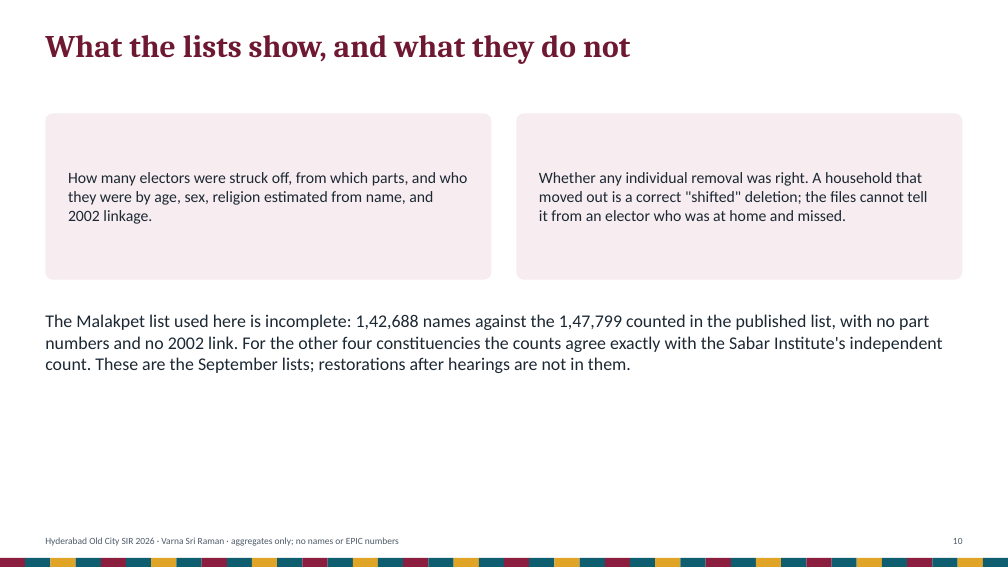
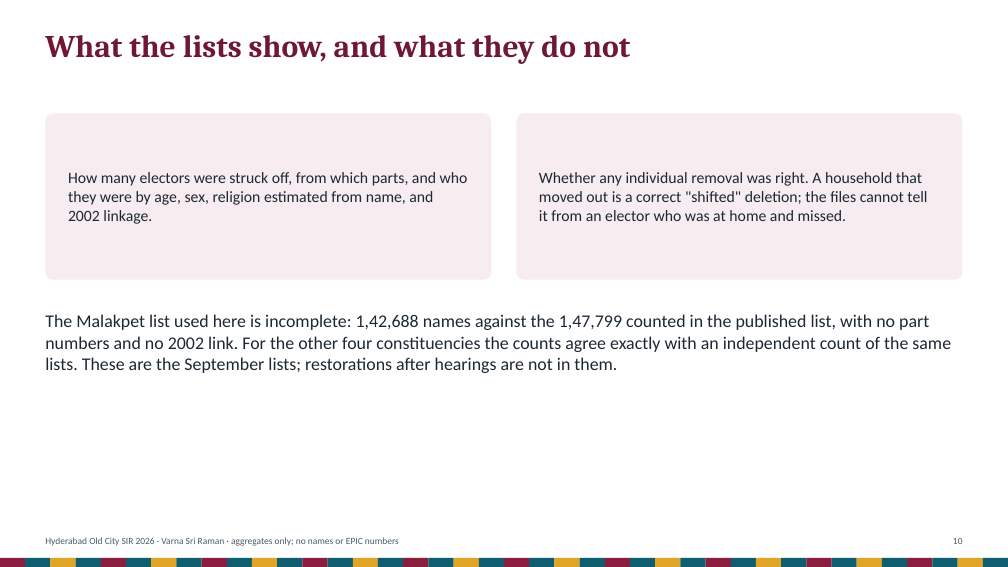
Before and after one commit to Varnasr/INDIA-DATA, a slide deck: slide 10 of reports/hyderabad-old-city-sir-2026-deck.pptx. Drawn at 1008x567 pixels with LibreOffice and Linux fonts; fonts in the diff are those of the drawing. Boxes give left, top, right and bottom in pixels: in the first picture for what was removed or moved away, otherwise in the second. Text is boxed around its words. In the diff, an @@ line names an element or a change of style, - is before the commit and + after.

```diff
--- a/reports/hyderabad-old-city-sir-2026-deck.pptx
+++ b/reports/hyderabad-old-city-sir-2026-deck.pptx
@@ text at [45, 314, 951, 373]: text changed @@
-The Malakpet list used here is incomplete: 1,42,688 names against the 1,47,799 counted in the published list, with no part numbers and no 2002 link. For the other four constituencies the counts agree exactly with the Sabar Institute's independent count. These are the September lists; restorations after hearings are not in them.
+The Malakpet list used here is incomplete: 1,42,688 names against the 1,47,799 counted in the published list, with no part numbers and no 2002 link. For the other four constituencies the counts agree exactly with an independent count of the same lists. These are the September lists; restorations after hearings are not in them.
```
Also in this commit, not shown: 1 other file.
